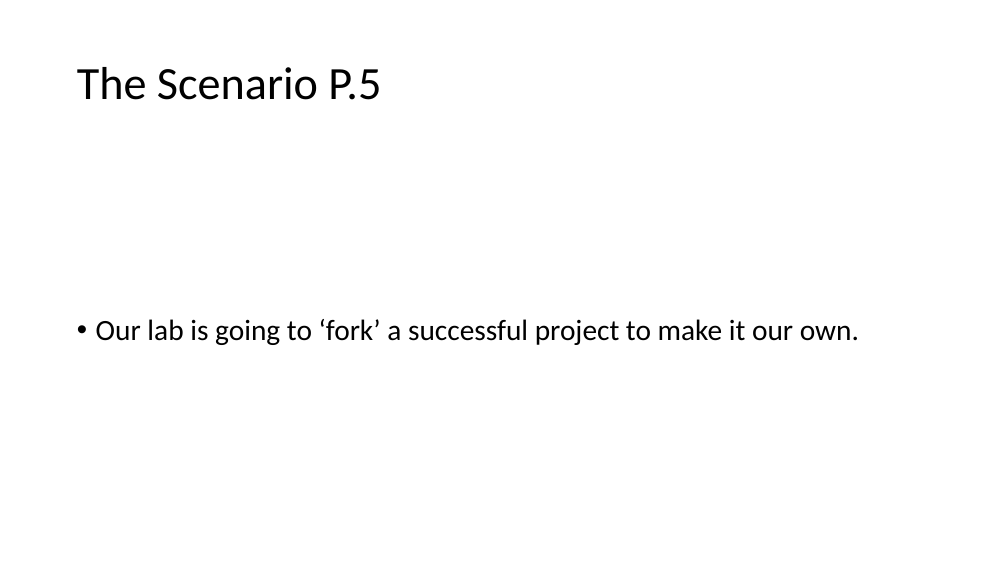
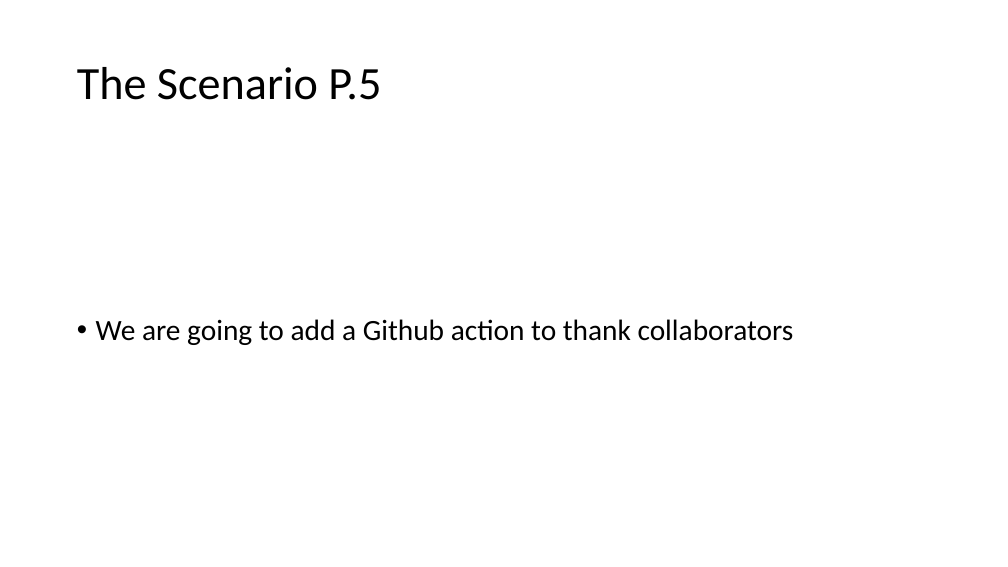
Before and after one commit to BrockDSL/github_for_researchers, a slide deck: slide 15 of Overview.pptx. Drawn at 1008x567 pixels with LibreOffice and Linux fonts; fonts in the diff are those of the drawing. Boxes give left, top, right and bottom in pixels: in the first picture for what was removed or moved away, otherwise in the second. Text is boxed around its words. In the diff, an @@ line names an element or a change of style, - is before the commit and + after.

```diff
--- a/Overview.pptx
+++ b/Overview.pptx
@@ text at box(96, 319, 794, 345): text changed @@
-• Our lab is going to ‘fork’ a successful project to make it our own.
+• We are going to add a Github action to thank collaborators
```
Also in this commit, not shown: 1 other slide changed, 17 other files.
